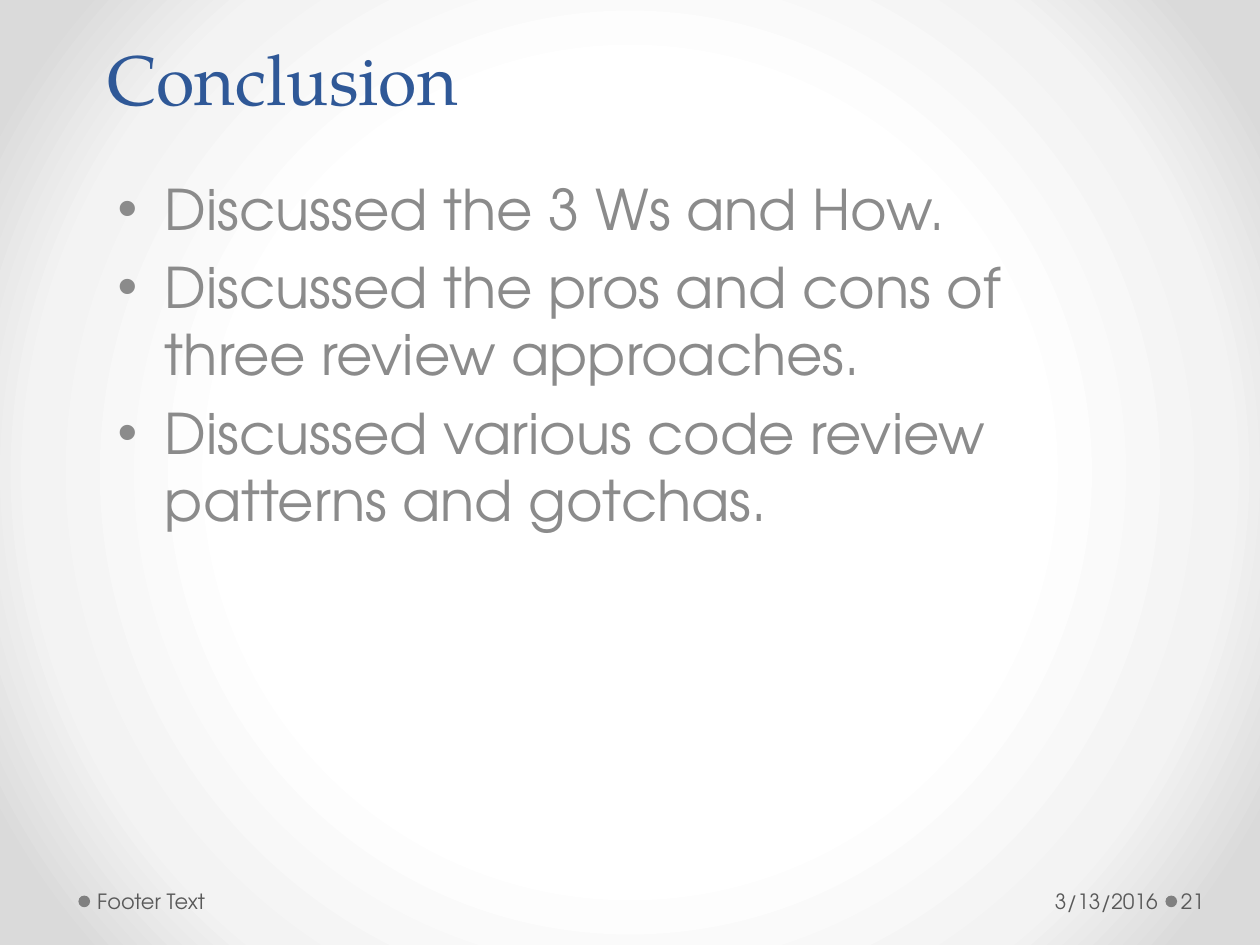
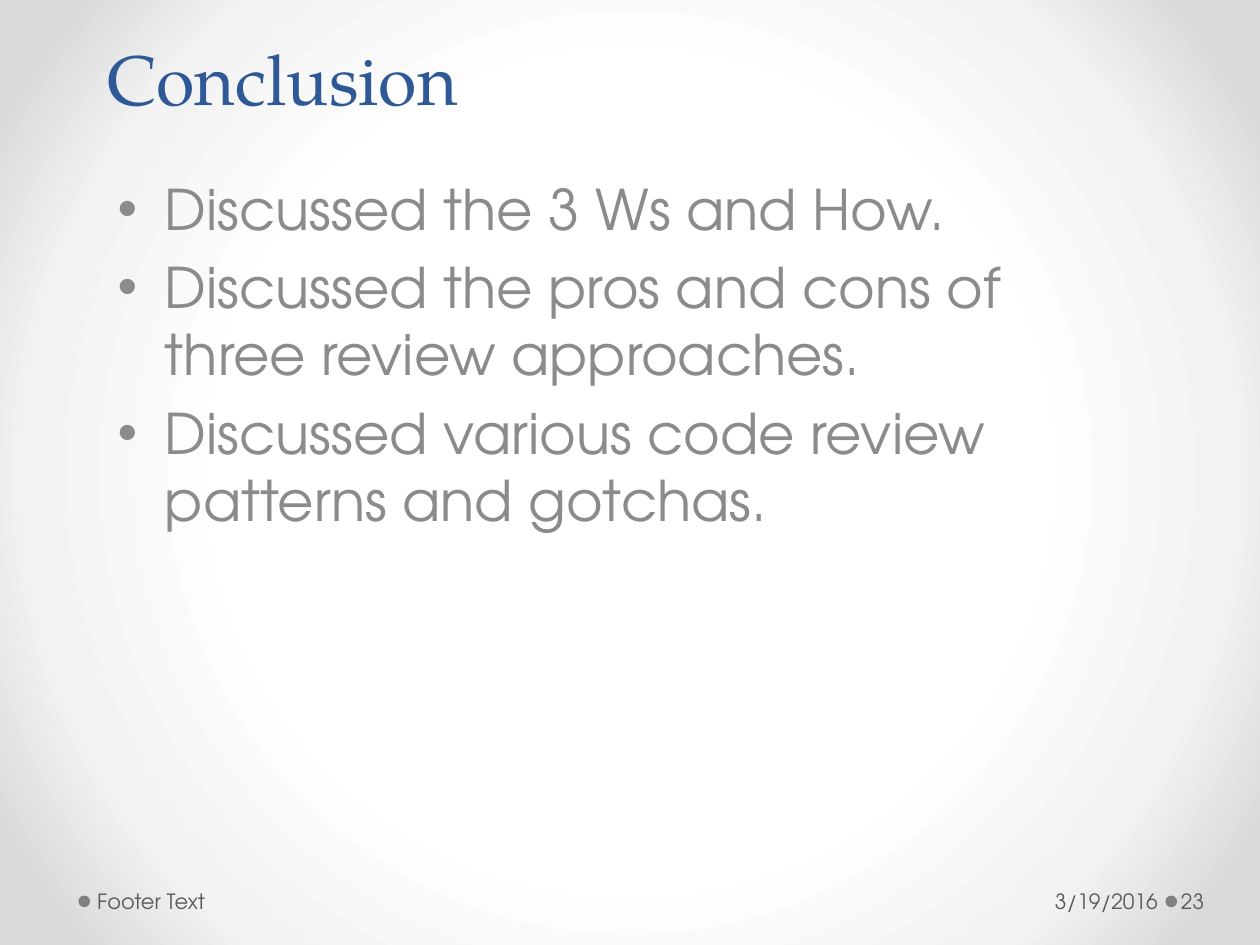
Before and after one commit to h-t-tran/brown, a slide deck: slide 23 of codereview/tech-presentation-effective-codereview.pptx (slide 21 before the commit). Drawn at 1260x945 pixels with LibreOffice and Linux fonts; fonts in the diff are those of the drawing. Boxes give left, top, right and bottom in pixels: in the first picture for what was removed or moved away, otherwise in the second. Text is boxed around its words. In the diff, an @@ line names an element or a change of style, - is before the commit and + after.

```diff
--- a/codereview/tech-presentation-effective-codereview.pptx
+++ b/codereview/tech-presentation-effective-codereview.pptx
@@ text at bbox=[1055, 893, 1158, 912]: text changed @@
-3/13/2016
+3/19/2016
@@ page number at bbox=[1181, 893, 1204, 909]: text changed @@
-21
+23
```
Also in this commit, not shown: 22 other slides changed, 2 slides added, 7 other files.
